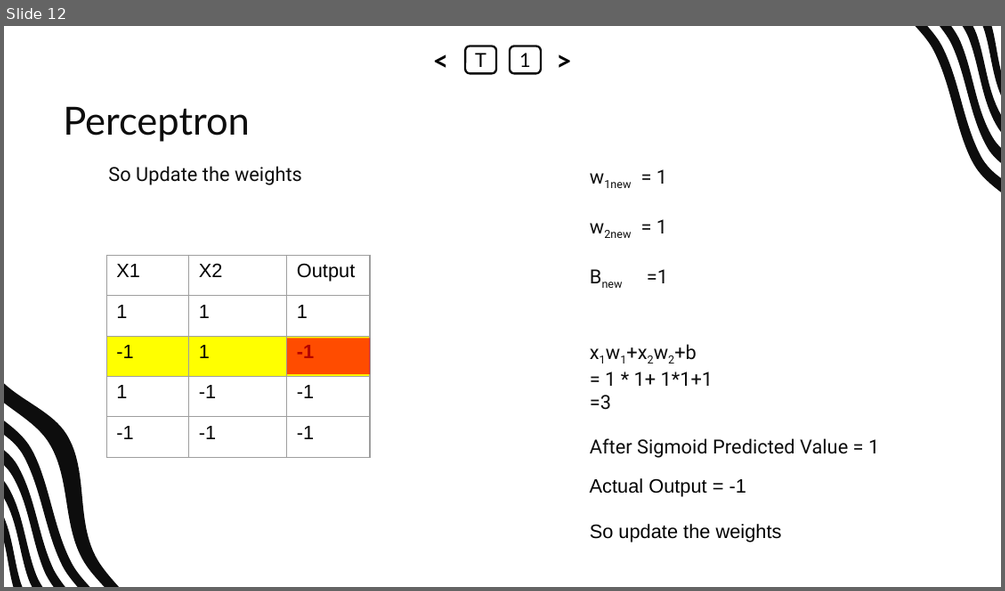
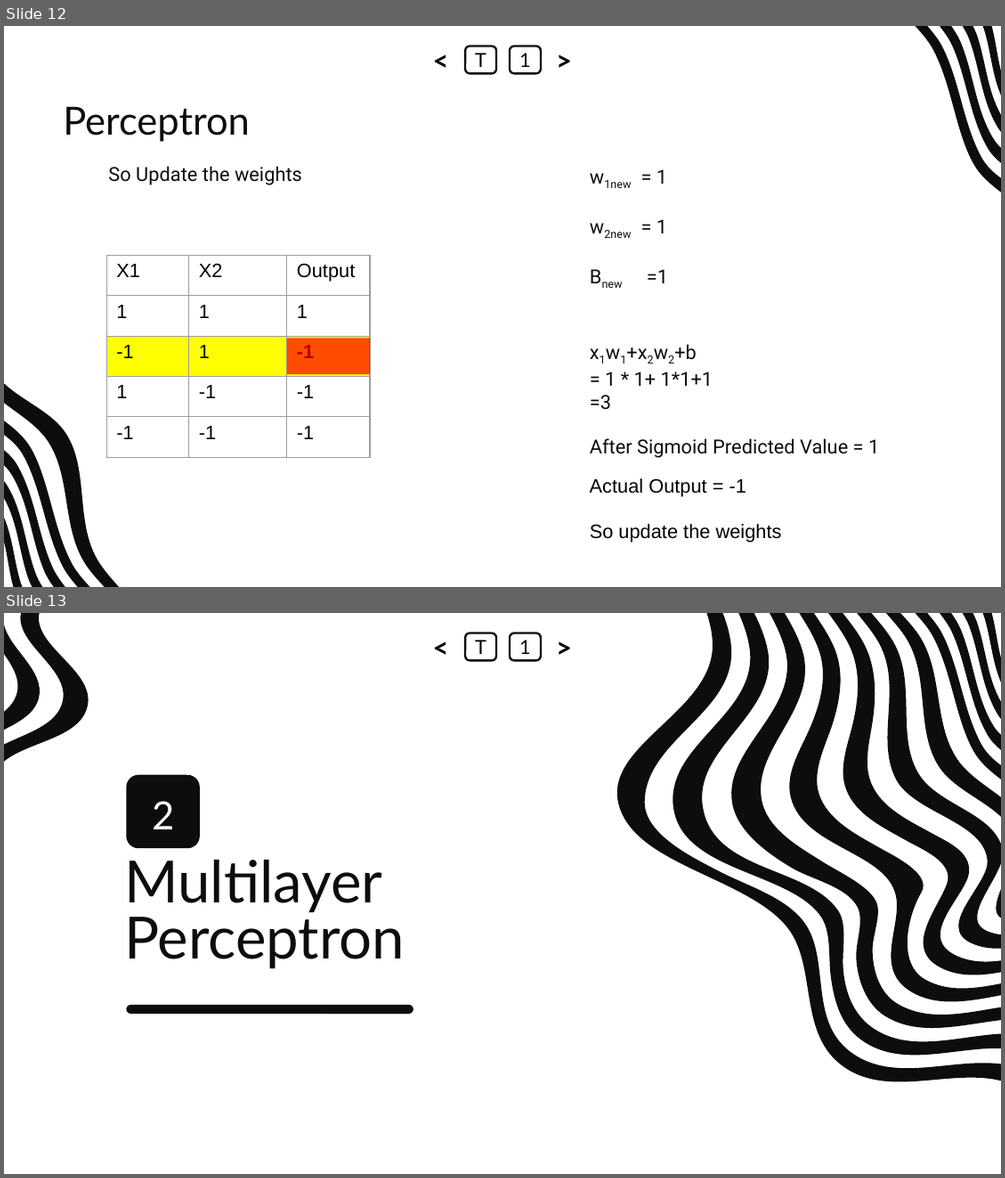
Before and after one commit to abrarhasan3/Green-Uni-All-Academic-Content, a slide deck: CSE 411 Machine Learning/New Slides/ML_CH_11.pptx. Shown one above the other, each under a label of ours: slide 12 before the commit, slides 12 and 13 after it. The pictures are 1005x591 and 1005x1178 pixels, drawn with LibreOffice and Linux fonts; fonts in the diff are those of the drawing. Boxes give left, top, right and bottom in pixels: in the first picture for what was removed or moved away, otherwise in the second. Text is boxed around its words. In the diff, an @@ line names an element or a change of style, - is before the commit and + after.

```diff
--- a/CSE 411 Machine Learning/New Slides/ML_CH_11.pptx
+++ b/CSE 411 Machine Learning/New Slides/ML_CH_11.pptx
@@ slide 13 added at box(4, 613, 1001, 1174), background #FFFFFF @@
@@ freeform shape added at box(4, 625, 45, 730), fill #0D0D0D @@
@@ freeform shape added at box(4, 613, 96, 762), fill #0D0D0D @@
@@ text added at box(426, 633, 456, 661), 20 pt, text #000000, bold @@
+<
@@ rounded rectangle added at box(466, 633, 496, 661), fill #FFFFFF, outline #0D0D0D 1.5 pt, 14 pt, text #000000 @@
+T
@@ rounded rectangle added at box(510, 633, 541, 661), fill #FFFFFF, outline #0D0D0D 1.5 pt, 14 pt, text #000000 @@
+1
@@ text added at box(549, 633, 579, 661), 20 pt, text #000000, bold @@
+>
@@ group added at box(607, 613, 1001, 1081): 12 freeform shapes @@
@@ rounded rectangle added at box(127, 774, 201, 848), fill #0D0D0D @@
@@ title added at box(152, 801, 174, 829), 28 pt, text #FFFFFF @@
+2
@@ title added at box(124, 860, 404, 969), 42 pt, text #0D0D0D @@
+Multilayer Perceptron
@@ rounded rectangle added at box(126, 1005, 413, 1013), fill #0D0D0D @@
```
Also in this commit, not shown: 12 other slides added, 1 other file.
